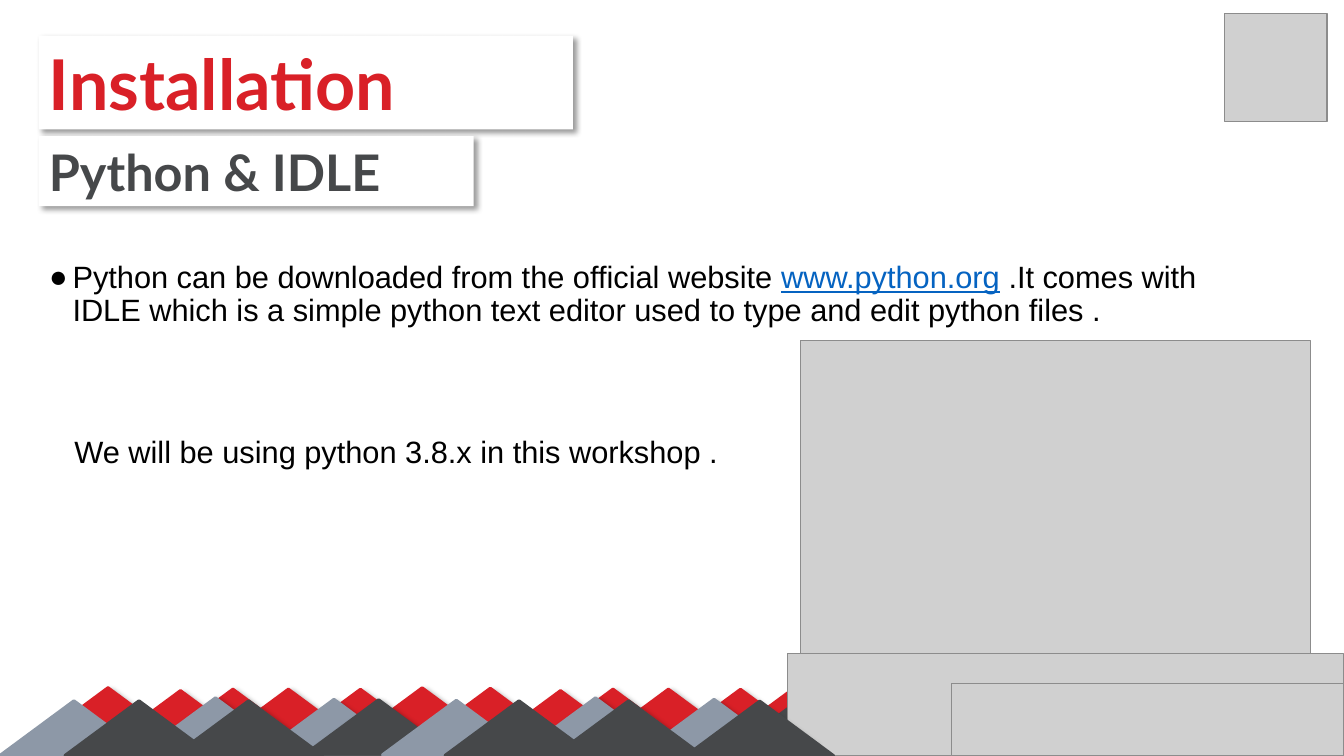
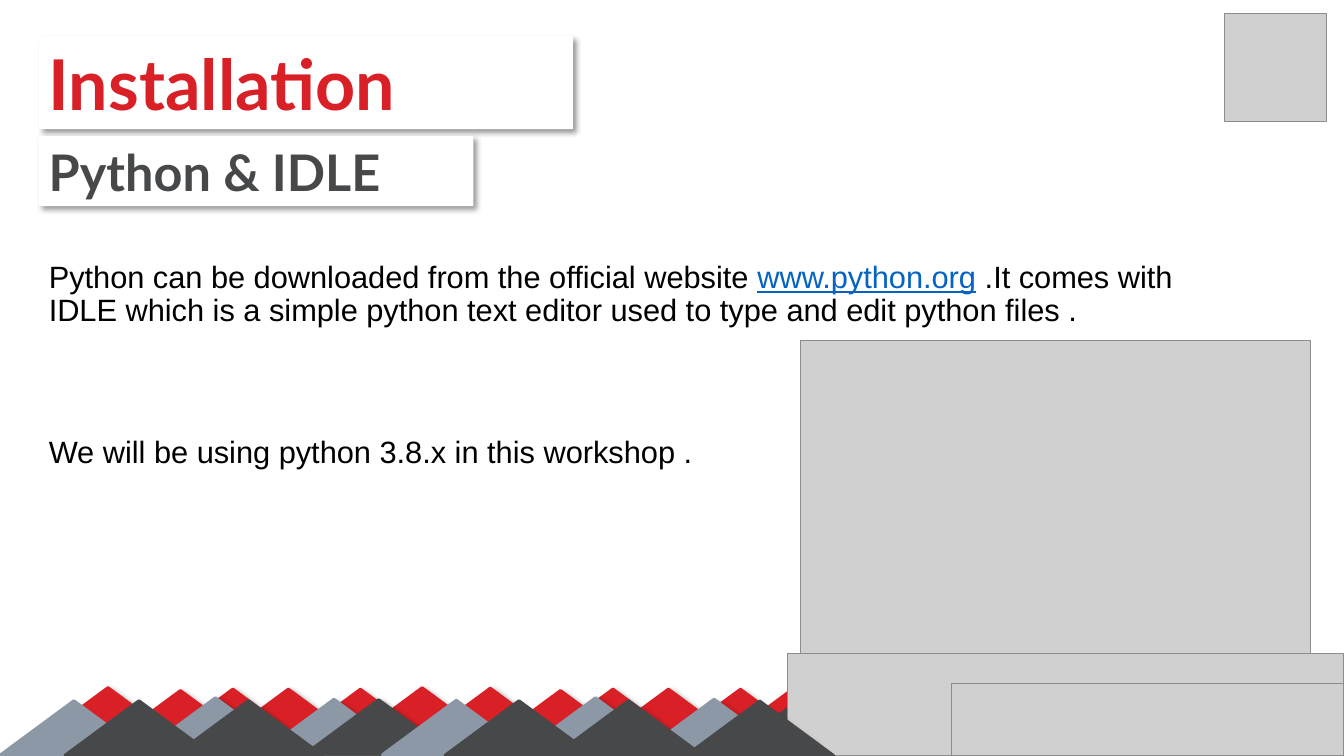
Before and after one commit to SalmaGira/machine-learning-workshop-Kvector, a slide deck: slide 6 of Sessions/Session 1/python-omar/python.pptx. Drawn at 1344x756 pixels with LibreOffice and Linux fonts; fonts in the diff are those of the drawing; grey boxes stand for pictures. Boxes give left, top, right and bottom in pixels: in the first picture for what was removed or moved away, otherwise in the second. Text is boxed around its words. In the diff, an @@ line names an element or a change of style, - is before the commit and + after.

```diff
--- a/Sessions/Session 1/python-omar/python.pptx
+++ b/Sessions/Session 1/python-omar/python.pptx
@@ text at <box>49,265,1173,327</box>: bullet ● to none @@
```
Also in this commit, not shown: 7 other slides changed.
